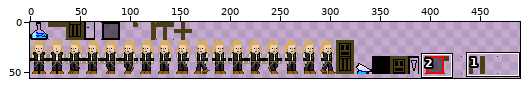
Sprite sheet -- data/images/sprites.png. Above: a wide view before the commit, with the close-up outlined.
Close-up. Before:
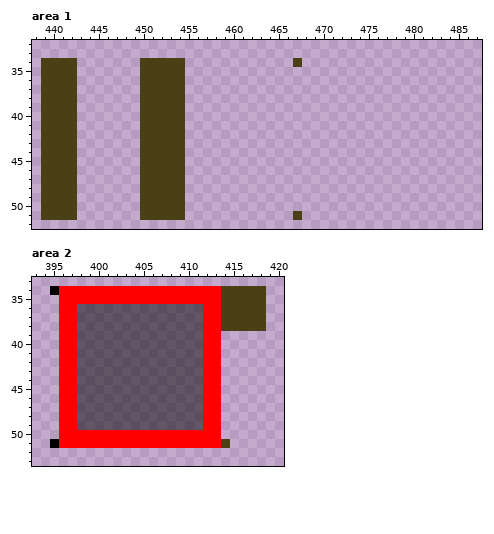
The file is 512x64 pixels. Pixels under 10% opacity are left out. Colours within 5 levels of each other are drawn and written as one. Shown: area 1: x 438..487, y 32..52; area 2: x 393..420, y 33..53. The wide view leaves out empty margins. The commit also changed other parts of the picture, which this record leaves out.
And afterwards:
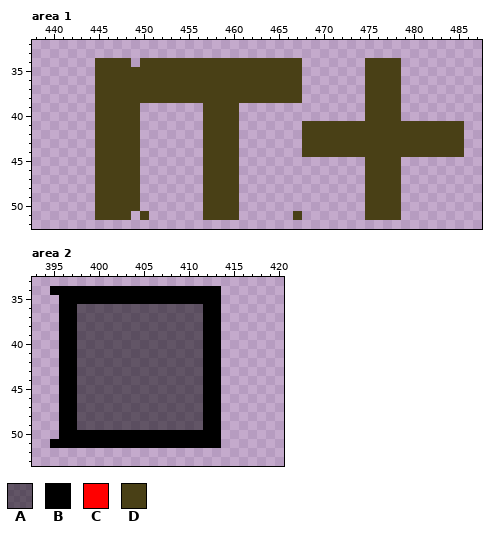
Palette (. is transparent): A #0000007f  B #000000  C #ff0000  D #494016
The edit:
--- area 1
@@ x 438..487 @@
 33 ..................................................
-34 .DDDD.......DDDDD............D....................
-35 .DDDD.......DDDDD.................................
-36 .DDDD.......DDDDD.................................
-37 .DDDD.......DDDDD.................................
-38 .DDDD.......DDDDD.................................
-39 .DDDD.......DDDDD.................................
-40 .DDDD.......DDDDD.................................
-41 .DDDD.......DDDDD.................................
-42 .DDDD.......DDDDD.................................
-43 .DDDD.......DDDDD.................................
-44 .DDDD.......DDDDD.................................
-45 .DDDD.......DDDDD.................................
-46 .DDDD.......DDDDD.................................
-47 .DDDD.......DDDDD.................................
-48 .DDDD.......DDDDD.................................
-49 .DDDD.......DDDDD.................................
-50 .DDDD.......DDDDD.................................
-51 .DDDD.......DDDDD............D....................
+34 .......DDDD.DDDDDDDDDDDDDDDDDD.......DDDD.........
+35 .......DDDDDDDDDDDDDDDDDDDDDDD.......DDDD.........
+36 .......DDDDDDDDDDDDDDDDDDDDDDD.......DDDD.........
+37 .......DDDDDDDDDDDDDDDDDDDDDDD.......DDDD.........
+38 .......DDDDDDDDDDDDDDDDDDDDDDD.......DDDD.........
+39 .......DDDDD.......DDDD..............DDDD.........
+40 .......DDDDD.......DDDD..............DDDD.........
+41 .......DDDDD.......DDDD.......DDDDDDDDDDDDDDDDDD..
+42 .......DDDDD.......DDDD.......DDDDDDDDDDDDDDDDDD..
+43 .......DDDDD.......DDDD.......DDDDDDDDDDDDDDDDDD..
+44 .......DDDDD.......DDDD.......DDDDDDDDDDDDDDDDDD..
+45 .......DDDDD.......DDDD..............DDDD.........
+46 .......DDDDD.......DDDD..............DDDD.........
+47 .......DDDDD.......DDDD..............DDDD.........
+48 .......DDDDD.......DDDD..............DDDD.........
+49 .......DDDDD.......DDDD..............DDDD.........
+50 .......DDDDD.......DDDD..............DDDD.........
+51 .......DDDD.D......DDDD......D.......DDDD.........
 52 ..................................................
--- area 2
@@ x 393..420 @@
 33 ............................
-34 ..BCCCCCCCCCCCCCCCCCCDDDDD..
-35 ...CCCCCCCCCCCCCCCCCCDDDDD..
-36 ...CCAAAAAAAAAAAAAACCDDDDD..
-37 ...CCAAAAAAAAAAAAAACCDDDDD..
-38 ...CCAAAAAAAAAAAAAACCDDDDD..
-39 ...CCAAAAAAAAAAAAAACC.......
-40 ...CCAAAAAAAAAAAAAACC.......
-41 ...CCAAAAAAAAAAAAAACC.......
-42 ...CCAAAAAAAAAAAAAACC.......
-43 ...CCAAAAAAAAAAAAAACC.......
-44 ...CCAAAAAAAAAAAAAACC.......
-45 ...CCAAAAAAAAAAAAAACC.......
-46 ...CCAAAAAAAAAAAAAACC.......
-47 ...CCAAAAAAAAAAAAAACC.......
-48 ...CCAAAAAAAAAAAAAACC.......
-49 ...CCAAAAAAAAAAAAAACC.......
-50 ...CCCCCCCCCCCCCCCCCC.......
-51 ..BCCCCCCCCCCCCCCCCCCD......
+34 ..BBBBBBBBBBBBBBBBBBB.......
+35 ...BBBBBBBBBBBBBBBBBB.......
+36 ...BBAAAAAAAAAAAAAABB.......
+37 ...BBAAAAAAAAAAAAAABB.......
+38 ...BBAAAAAAAAAAAAAABB.......
+39 ...BBAAAAAAAAAAAAAABB.......
+40 ...BBAAAAAAAAAAAAAABB.......
+41 ...BBAAAAAAAAAAAAAABB.......
+42 ...BBAAAAAAAAAAAAAABB.......
+43 ...BBAAAAAAAAAAAAAABB.......
+44 ...BBAAAAAAAAAAAAAABB.......
+45 ...BBAAAAAAAAAAAAAABB.......
+46 ...BBAAAAAAAAAAAAAABB.......
+47 ...BBAAAAAAAAAAAAAABB.......
+48 ...BBAAAAAAAAAAAAAABB.......
+49 ...BBAAAAAAAAAAAAAABB.......
+50 ...BBBBBBBBBBBBBBBBBB.......
+51 ..BBBBBBBBBBBBBBBBBBB.......
 52 ............................
Where, in picture pixels (left, top, right, bottom), the same in both close-ups:
changed: (41, 58, 464, 220)
changed: (59, 286, 266, 448)
